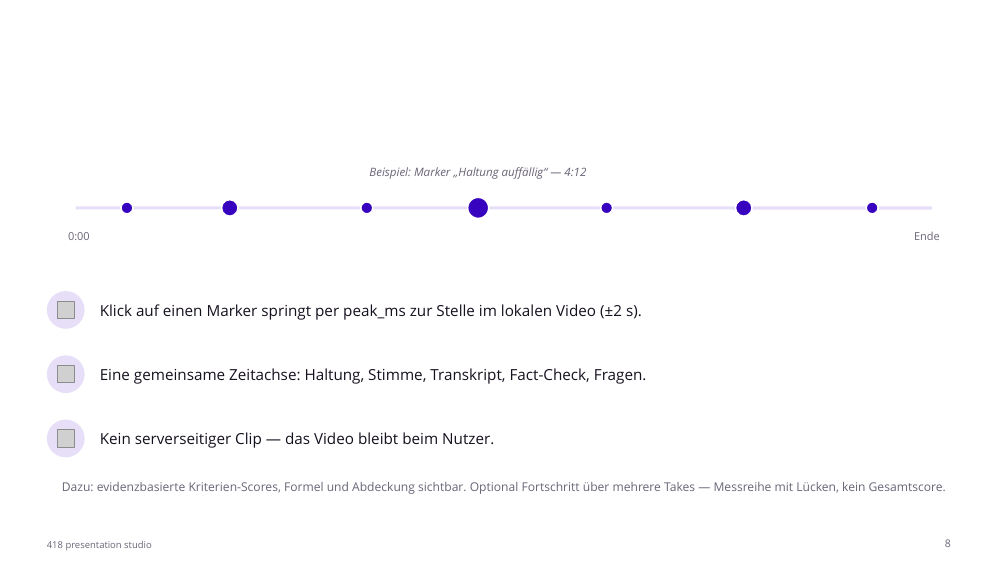
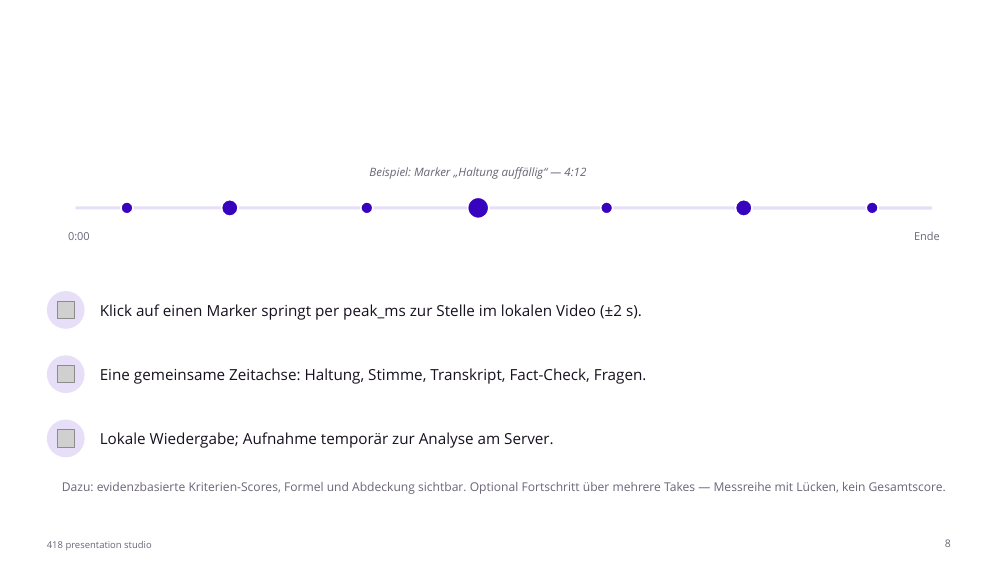
Before and after one commit to johannes3502/hackathon-fulda, a slide deck: slide 8 of pitch/PitchPractice-Pitch.pptx. Drawn at 1008x567 pixels with LibreOffice and Linux fonts; fonts in the diff are those of the drawing; grey boxes stand for pictures. Boxes give left, top, right and bottom in pixels: in the first picture for what was removed or moved away, otherwise in the second. Text is boxed around its words. In the diff, an @@ line names an element or a change of style, - is before the commit and + after.

```diff
--- a/pitch/PitchPractice-Pitch.pptx
+++ b/pitch/PitchPractice-Pitch.pptx
@@ text at (100,432,554,448): text changed @@
-Kein serverseitiger Clip — das Video bleibt beim Nutzer.
+Lokale Wiedergabe; Aufnahme temporär zur Analyse am Server.
```
Also in this commit, not shown: 2 other slides changed, 58 other files.
